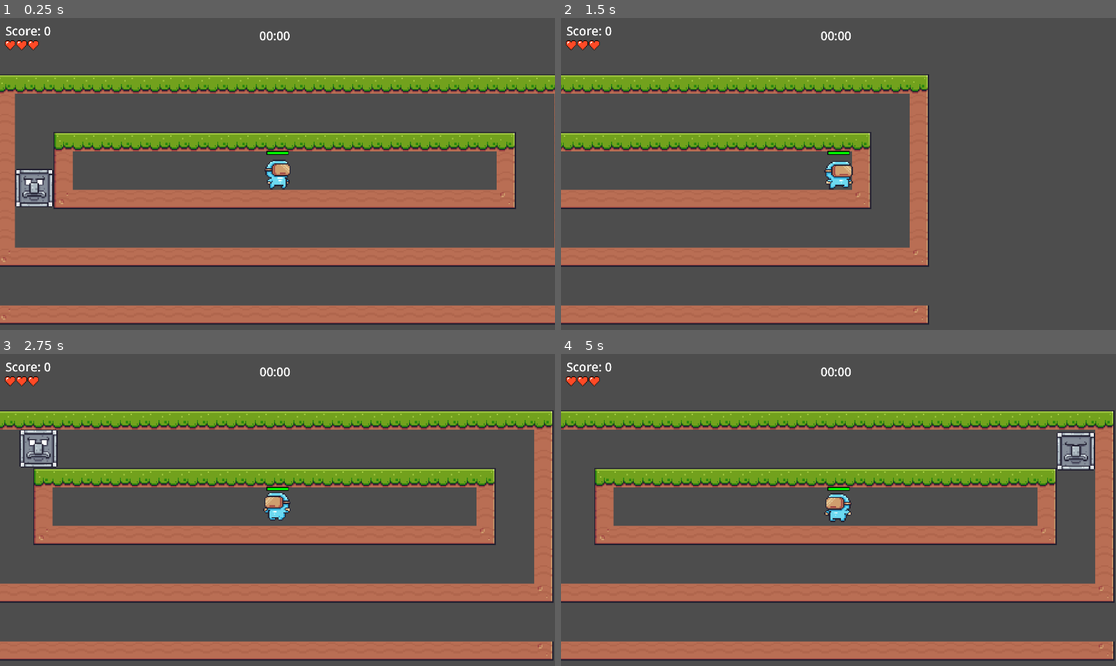
Above: before the commit, frames 1-4 (two rows, left to right).
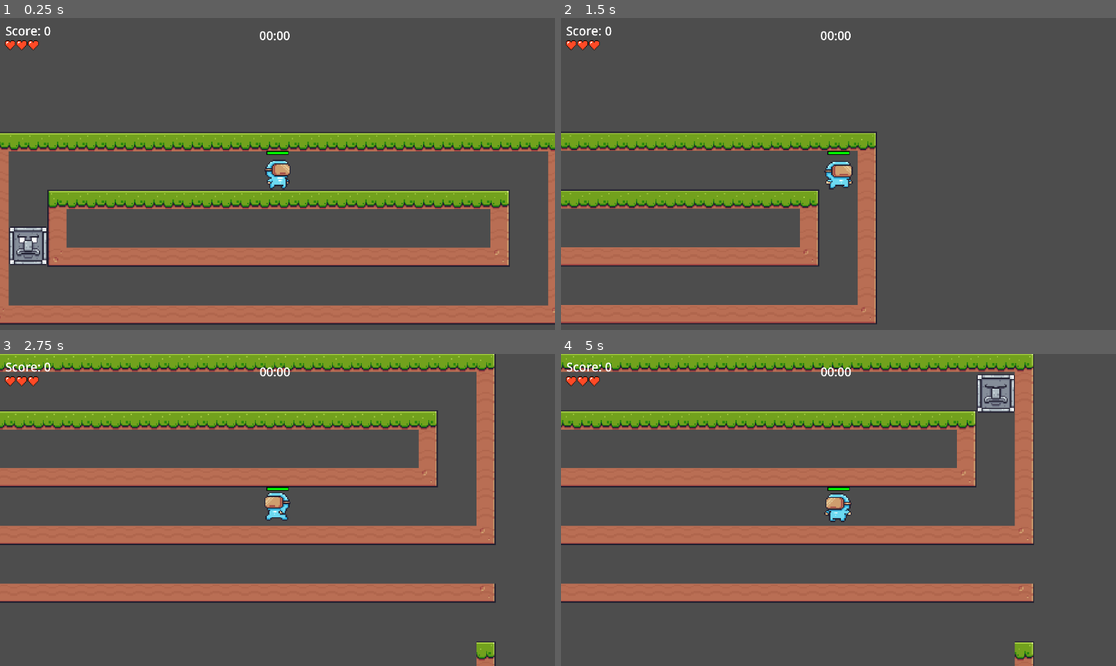
Above: after the commit, the same moments.

Repository: CD1FOX/2D-Platformer
Game: Godot game, scene res://Scenes/main.tscn
Two runs of this game, one before a commit and one after it. Both use one fixed random seed, a clock stepped at 60 frames per second and the inputs below.
Inputs:
- Up to frame 1 (0.25 s): no input
- Up to frame 2 (1.5 s): hold D (Right) from 0.53 s (still down); tap W (Jump) at 0.77 s
- Up to frame 3 (2.75 s): tap W (Jump) at 1.52 s; release D (Right) at 2.03 s; hold A (Left) from 2.03 s (still down)
- Up to frame 4 (5 s): release A (Left) at 2.78 s; hold D (Right) 2.78-4.28 s; tap W (Jump) at 3.02, 3.77, 4.52 s; hold A (Left) from 4.28 s (still down)

The runs differ from the first frame. In frame 1, 19% of the frame differs, in the area x 0-100%, y 3-97%; in frame 2, 14%; in frame 3, 23%; in frame 4, 27%, in the area x 0-100%, y 0-100%.

Commit message:
Update
feat(rock-head-trap): add logic to make the trap transparent and collision to disable when it hits the player

Diff:
--- a/Scenes/Traps/Rock_Head_Trap.tscn
+++ b/Scenes/Traps/Rock_Head_Trap.tscn
@@ -200,7 +200,7 @@
 animation = &"Blink"
 autoplay = "Idle"
 
-[node name="CollisionShape2D" type="CollisionShape2D" parent="."]
+[node name="TrapCollision" type="CollisionShape2D" parent="."]
 shape = SubResource("RectangleShape2D_3fiiw")
 
 [node name="Down" type="RayCast2D" parent="."]
--- a/Scenes/Traps/Scripts/rock_head_left_right.gd
+++ /dev/null
@@ -1,49 +0,0 @@
-extends CharacterBody2D
-
-@export var max_speed: float = 400.0       # Maximum speed cap
-@export var acceleration: float = 200.0    # How fast it accelerates
-@export var initial_speed: float = 100.0   # Starting speed
-
-@onready var right_raycast: RayCast2D = $RightDetector
-@onready var left_raycast: RayCast2D = $LeftDetector
-
-
-
-var current_speed: float = 0.0
-var direction: int = 1  # Start moving to the right
-
-
-func _physics_process(delta: float) -> void:
-	update_raycast()
-	check_collisions()
-
-	# Accelerate over time (up to max_speed)
-	current_speed = min(current_speed + acceleration * delta, max_speed)
-
-	# Move trap
-	velocity.x = direction * current_speed
-	move_and_slide()
-
-func update_raycast() -> void:
-	left_raycast.force_raycast_update()
-	right_raycast.force_raycast_update()
-
-func check_collisions() -> void:
-	if right_raycast.is_colliding() and right_raycast.get_collider() is TileMapLayer:
-		direction = -1
-		current_speed = initial_speed
-
-	if left_raycast.is_colliding() and left_raycast.get_collider() is TileMapLayer:
-		direction = 1
-		current_speed = initial_speed
-
-	# Only damage actual player and only if they're alive
-	if left_raycast.is_colliding():
-		var player_left = left_raycast.get_collider()
-		if player_left.is_in_group("Player") and not player_left.is_dead:
-			player_left.die()
-
-	if right_raycast.is_colliding():
-		var player_right = right_raycast.get_collider()
-		if player_right.is_in_group("Player") and not player_right.is_dead:
-			player_right.die()
--- a/Scenes/Traps/Scripts/rock_head_trap.gd
+++ b/Scenes/Traps/Scripts/rock_head_trap.gd
@@ -9,6 +9,7 @@
 var waiting_for_cooldown = false
 
 @onready var animation = $AnimatedSprite2D
+@onready var trap_collision = $TrapCollision
 
 @onready var raycasts := [
 	$Up,
@@ -48,6 +49,8 @@
 	if raycast.is_colliding():
 		var collider = raycast.get_collider()
 		if collider and not collider.is_in_group("Player"):
+			animation.modulate.a = 1
+			trap_collision.disabled = false
 			match current_direction:
 				Direction.UP: animation.play("up_anim")
 				Direction.RIGHT: animation.play("right_anim")
@@ -57,6 +60,10 @@
 			waiting_for_cooldown = true
 			raycast.enabled = false
 			cooldown_timers[current_direction].start()
+		elif collider and collider.is_in_group("Player"):
+			animation.modulate.a = 0.5
+			trap_collision.disabled = true
+
 
 	move_and_slide()
 
--- a/Scenes/Traps/rock_head_left_right.tscn
+++ /dev/null
@@ -1,72 +0,0 @@
-[gd_scene load_steps=10 format=3 uid="uid://dlihg8w8c0r1q"]
-
-[ext_resource type="Texture2D" uid="uid://tx345vu5cpg0" path="res://Assets/Pixel Adventure!/Traps/Rock Head/Blink (42x42).png" id="1_0sn0d"]
-[ext_resource type="Script" uid="uid://di1larv67xbw8" path="res://Scenes/Traps/Scripts/rock_head_left_right.gd" id="1_c783m"]
-
-[sub_resource type="AtlasTexture" id="AtlasTexture_56fhx"]
-atlas = ExtResource("1_0sn0d")
-region = Rect2(0, 0, 42, 42)
-
-[sub_resource type="AtlasTexture" id="AtlasTexture_1pglr"]
-atlas = ExtResource("1_0sn0d")
-region = Rect2(42, 0, 42, 42)
-
-[sub_resource type="AtlasTexture" id="AtlasTexture_2qwc0"]
-atlas = ExtResource("1_0sn0d")
-region = Rect2(84, 0, 42, 42)
-
-[sub_resource type="AtlasTexture" id="AtlasTexture_yb2u0"]
-atlas = ExtResource("1_0sn0d")
-region = Rect2(126, 0, 42, 42)
-
-[sub_resource type="SpriteFrames" id="SpriteFrames_offku"]
-animations = [{
-"frames": [{
-"duration": 1.0,
-"texture": SubResource("AtlasTexture_56fhx")
-}, {
-"duration": 1.0,
-"texture": SubResource("AtlasTexture_1pglr")
-}, {
-"duration": 1.0,
-"texture": SubResource("AtlasTexture_2qwc0")
-}, {
-"duration": 1.0,
-"texture": SubResource("AtlasTexture_yb2u0")
-}],
-"loop": true,
-"name": &"Blink",
-"speed": 5.0
-}]
-
-[sub_resource type="RectangleShape2D" id="RectangleShape2D_g5xnc"]
-size = Vector2(32, 32)
-
-[sub_resource type="RectangleShape2D" id="RectangleShape2D_c783m"]
-size = Vector2(36, 36)
-
-[node name="RockHeadLeftRight" type="CharacterBody2D"]
-script = ExtResource("1_c783m")
-
-[node name="AnimatedSprite2D" type="AnimatedSprite2D" parent="."]
-sprite_frames = SubResource("SpriteFrames_offku")
-animation = &"Blink"
-autoplay = "Blink"
-
-[node name="CollisionShape2D" type="CollisionShape2D" parent="."]
-shape = SubResource("RectangleShape2D_g5xnc")
-
-[node name="RightDetector" type="RayCast2D" parent="."]
-position = Vector2(13, 0)
-scale = Vector2(1, 5.3)
-target_position = Vector2(4, 0)
-
-[node name="LeftDetector" type="RayCast2D" parent="."]
-position = Vector2(-13, 0)
-scale = Vector2(1, 5.3)
-target_position = Vector2(-4, 0)
-
-[node name="Area2D" type="Area2D" parent="."]
-
-[node name="CollisionShape2D" type="CollisionShape2D" parent="Area2D"]
-shape = SubResource("RectangleShape2D_c783m")
--- a/Scenes/main.tscn
+++ b/Scenes/main.tscn
@@ -1,8 +1,7 @@
-[gd_scene load_steps=10 format=4 uid="uid://b6uxu28xeegam"]
+[gd_scene load_steps=9 format=4 uid="uid://b6uxu28xeegam"]
 
 [ext_resource type="PackedScene" uid="uid://dsnb28ukkayny" path="res://Scenes/Entity/player.tscn" id="1_jjgbg"]
 [ext_resource type="TileSet" uid="uid://6gwu36b18ay5" path="res://Assets/terrain_tilemap.tres" id="2_bo1nx"]
-[ext_resource type="PackedScene" uid="uid://dlihg8w8c0r1q" path="res://Scenes/Traps/rock_head_left_right.tscn" id="3_6bp64"]
 [ext_resource type="PackedScene" uid="uid://bdg77nwiro1u" path="res://Scenes/Collectibles/apple.tscn" id="3_8gbba"]
 [ext_resource type="PackedScene" uid="uid://dgo6m58fgffsi" path="res://Scenes/Environment/start_line.tscn" id="4_jjvhh"]
 [ext_resource type="PackedScene" uid="uid://bauvwlsy2h06x" path="res://Scenes/Environment/end_line.tscn" id="5_kry3j"]
@@ -24,7 +23,7 @@
 scale = Vector2(1.2, 1.2)
 
 [node name="Player" parent="." instance=ExtResource("1_jjgbg")]
-position = Vector2(-358, 383)
+position = Vector2(-353, 336)
 
 [node name="EndLine" parent="." instance=ExtResource("5_kry3j")]
 position = Vector2(1092, 433)
@@ -32,9 +31,6 @@
 [node name="Fire" parent="." instance=ExtResource("6_21xkr")]
 position = Vector2(-88, 575)
 
-[node name="RockHeadLeftRight" parent="." instance=ExtResource("3_6bp64")]
-position = Vector2(-229, 560)
-
 [node name="Checkpoint" parent="." instance=ExtResource("8_344ge")]
 position = Vector2(486, 432)
 
Not shown, removed: Scenes/Traps/Scripts/rock_head_left_right.gd.uid
